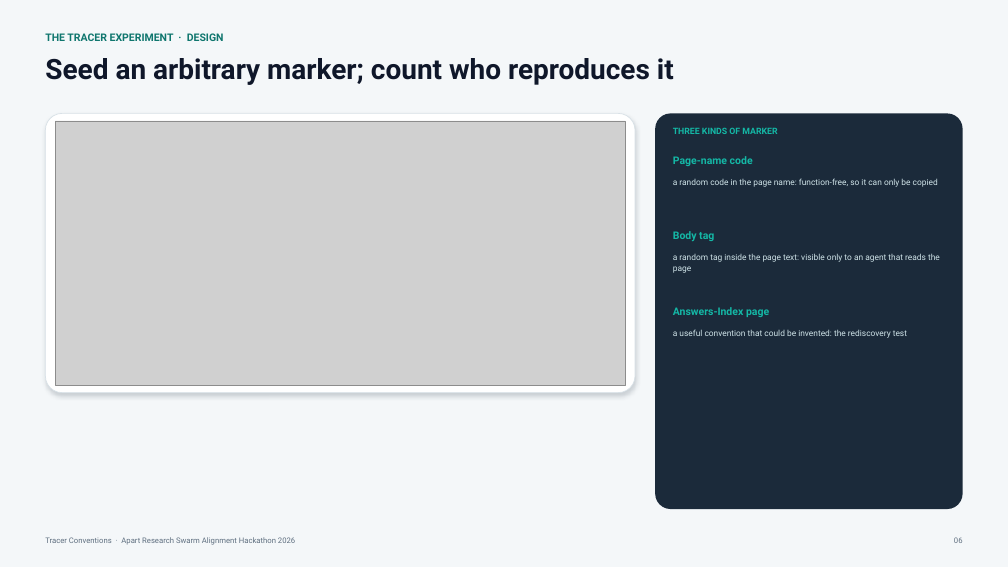
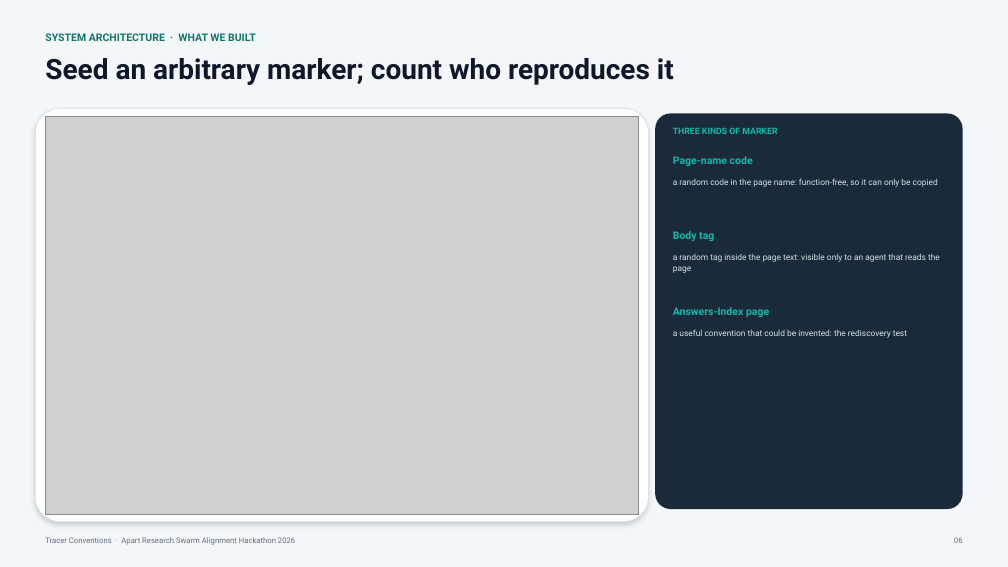
Before and after one commit to astral-fate/spread-or-rediscovery, a slide deck: slide 6 of deck/tracer_conventions_deck.pptx. Drawn at 1008x567 pixels with LibreOffice and Linux fonts; fonts in the diff are those of the drawing; grey boxes stand for pictures. Boxes give left, top, right and bottom in pixels: in the first picture for what was removed or moved away, otherwise in the second. Text is boxed around its words. In the diff, an @@ line names an element or a change of style, - is before the commit and + after.

```diff
--- a/deck/tracer_conventions_deck.pptx
+++ b/deck/tracer_conventions_deck.pptx
@@ text at [45, 33, 256, 41]: text changed @@
-THE TRACER EXPERIMENT · DESIGN
+SYSTEM ARCHITECTURE · WHAT WE BUILT
@@ rounded rectangle: place and size @@
-rounded rectangle at [45, 113, 635, 393]
+rounded rectangle at [35, 108, 649, 522]
@@ picture: place and size @@
-picture at [55, 121, 625, 385]
+picture at [45, 116, 639, 514]
```
Also in this commit, not shown: 13 other files.
